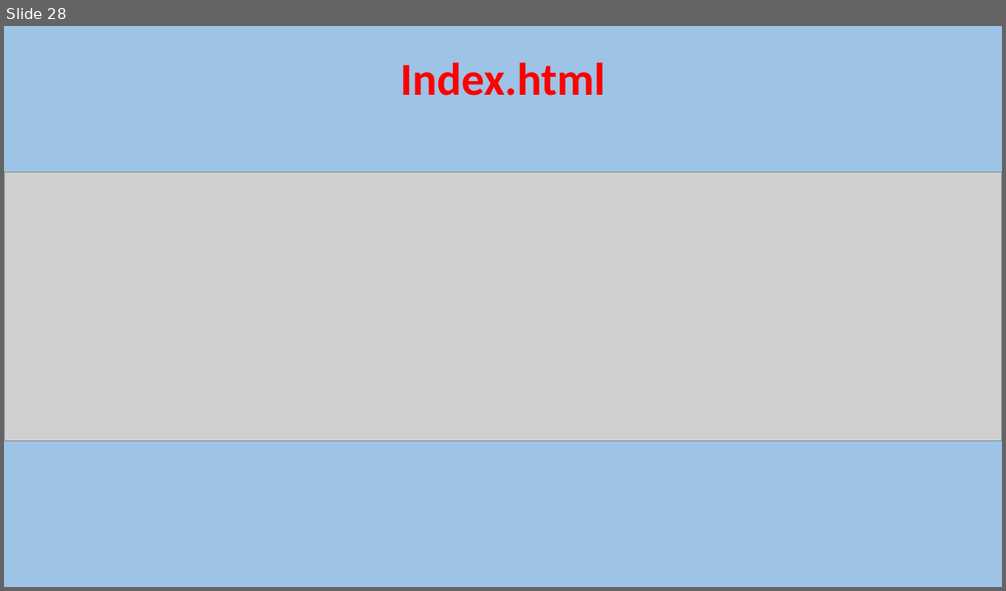
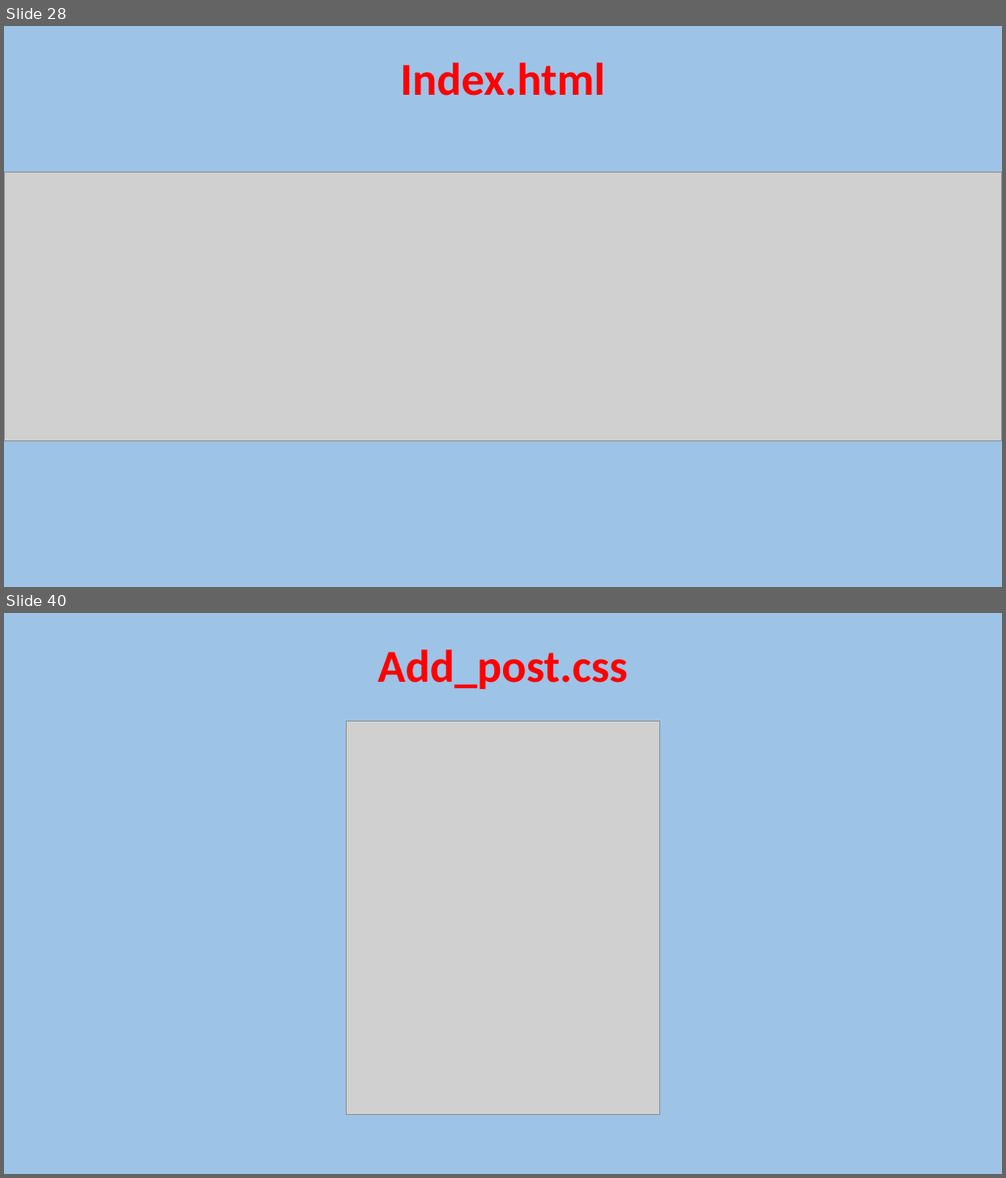
Before and after one commit to GloireDianzenza/ProjetFinal, a slide deck: documentation/Dossier Projet/Projet Slides.pptx. Shown one above the other, each under a label of ours: slide 28 before the commit, slides 28 and 40 after it; the slides between them are not shown. The pictures are 1006x591 and 1006x1178 pixels, drawn with LibreOffice and Linux fonts; fonts in the diff are those of the drawing; grey boxes stand for pictures. Boxes give left, top, right and bottom in pixels: in the first picture for what was removed or moved away, otherwise in the second. Text is boxed around its words. In the diff, an @@ line names an element or a change of style, - is before the commit and + after.

```diff
--- a/documentation/Dossier Projet/Projet Slides.pptx
+++ b/documentation/Dossier Projet/Projet Slides.pptx
@@ slide 40 added at (4, 613, 1002, 1174), background #9DC3E6 @@
@@ title added at (377, 649, 627, 689), 44 pt, text #FF0000, bold @@
+Add_post.css
@@ picture added at (346, 722, 661, 1115) @@
```
Also in this commit, not shown: 15 other slides added, 2 other files.
